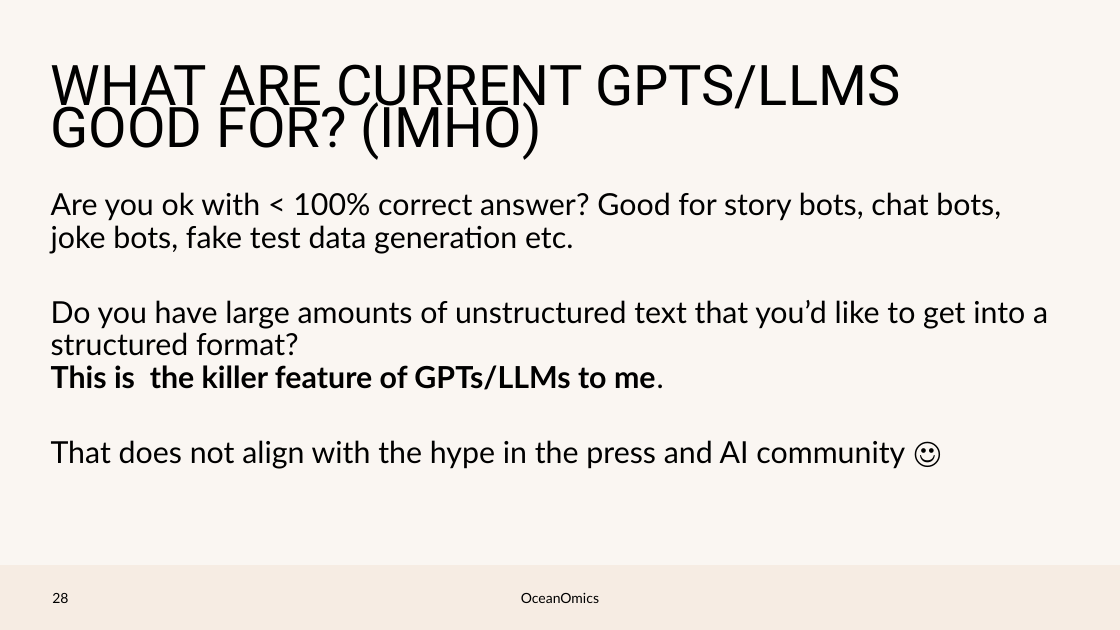
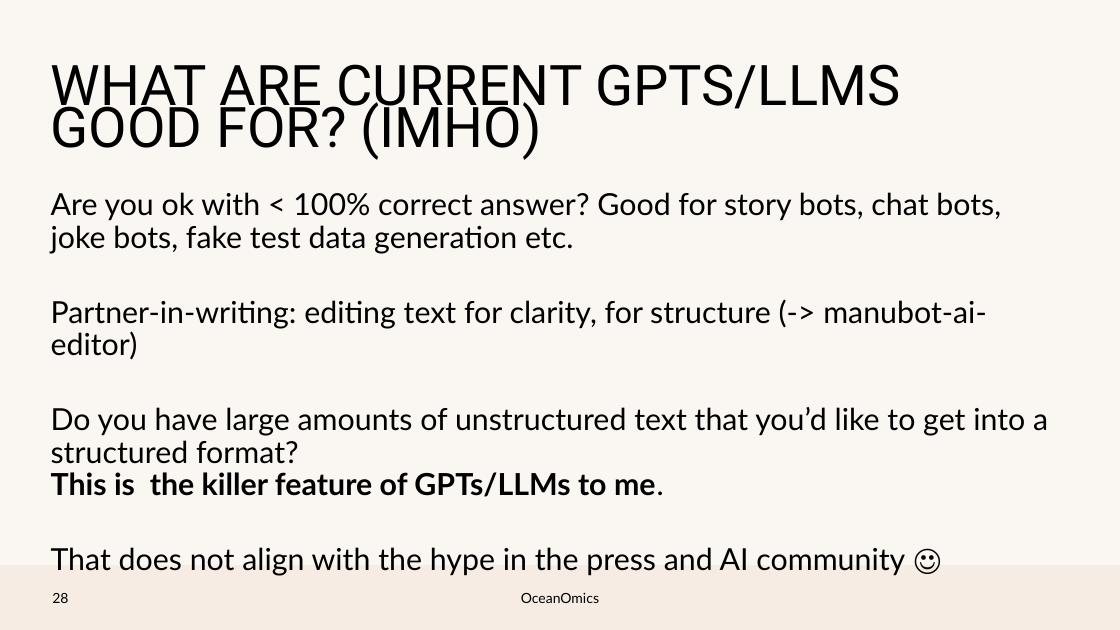
Before and after one commit to pmlg/June2023_LLM_repo, a slide deck: slide 27 of PMLG talk.pptx. Drawn at 1120x630 pixels with LibreOffice and Linux fonts; fonts in the diff are those of the drawing; background and template pictures are left out. Boxes give left, top, right and bottom in pixels: in the first picture for what was removed or moved away, otherwise in the second. Text is boxed around its words. In the diff, an @@ line names an element or a change of style, - is before the commit and + after.

```diff
--- a/PMLG talk.pptx
+++ b/PMLG talk.pptx
@@ text at [51, 300, 986, 360]: paragraph added @@
+Partner-in-writing: editing text for clarity, for structure (-> manubot-ai-editor)
```
Also in this commit, not shown: 1 other slide changed.
